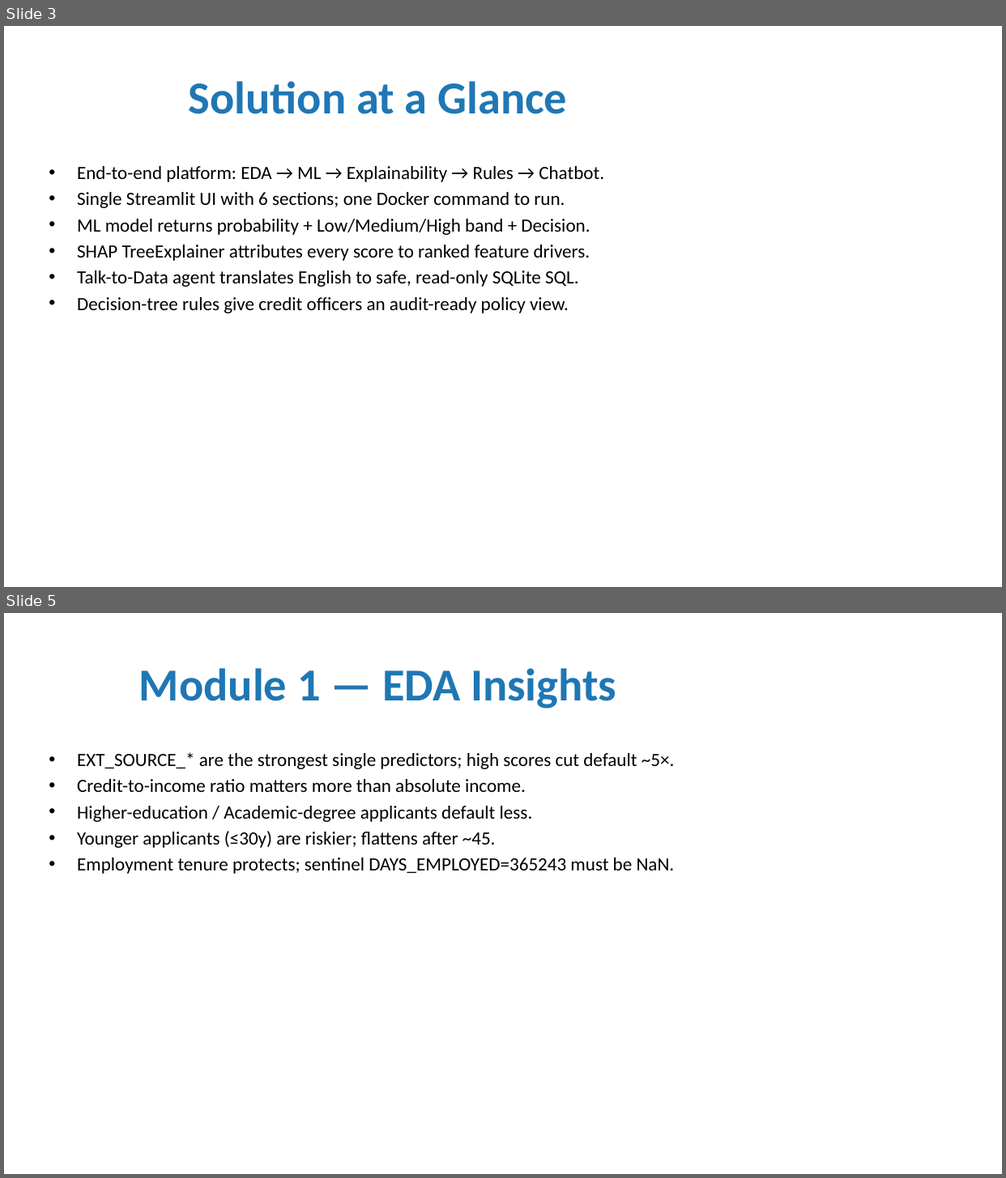
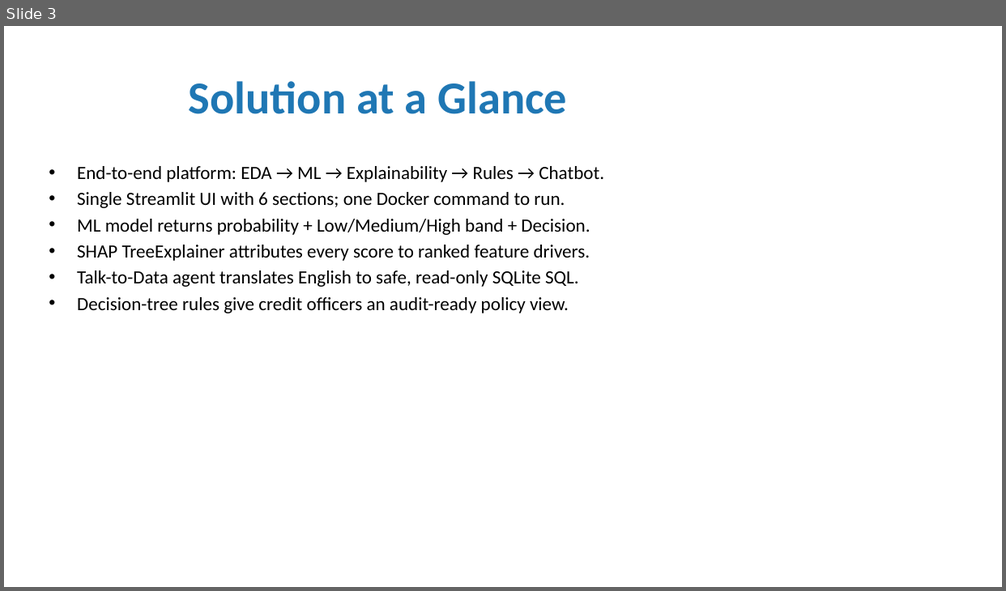
Before and after one commit to ashwani-dhayal/credit-risk-platform, a slide deck: documents/presentation.pptx. Shown one above the other, each under a label of ours: slides 3 and 5 before the commit, slide 3 after it; the slides between them are not shown. The pictures are 1006x1178 and 1006x591 pixels, drawn with LibreOffice and Linux fonts; fonts in the diff are those of the drawing. Boxes give left, top, right and bottom in pixels: in the first picture for what was removed or moved away, otherwise in the second. Text is boxed around its words. In the diff, an @@ line names an element or a change of style, - is before the commit and + after.

```diff
--- a/documents/presentation.pptx
+++ b/documents/presentation.pptx
@@ slide 5 removed at (4,613,1002,1174), background #FFFFFF @@
@@ title removed at (139,668,616,709) @@
-Module 1 — EDA Insights
@@ text removed at (77,752,675,874) @@
-• EXT_SOURCE_* are the strongest single predictors; high scores cut default ~5×.
-• Credit-to-income ratio matters more than absolute income.
-• Higher-education / Academic-degree applicants default less.
-• Younger applicants (≤30y) are riskier; flattens after ~45.
-• Employment tenure protects; sentinel DAYS_EMPLOYED=365243 must be NaN.
```
Also in this commit, not shown: 9 slides changed, 10 slides added, 5 other slides removed, 11 other files.
